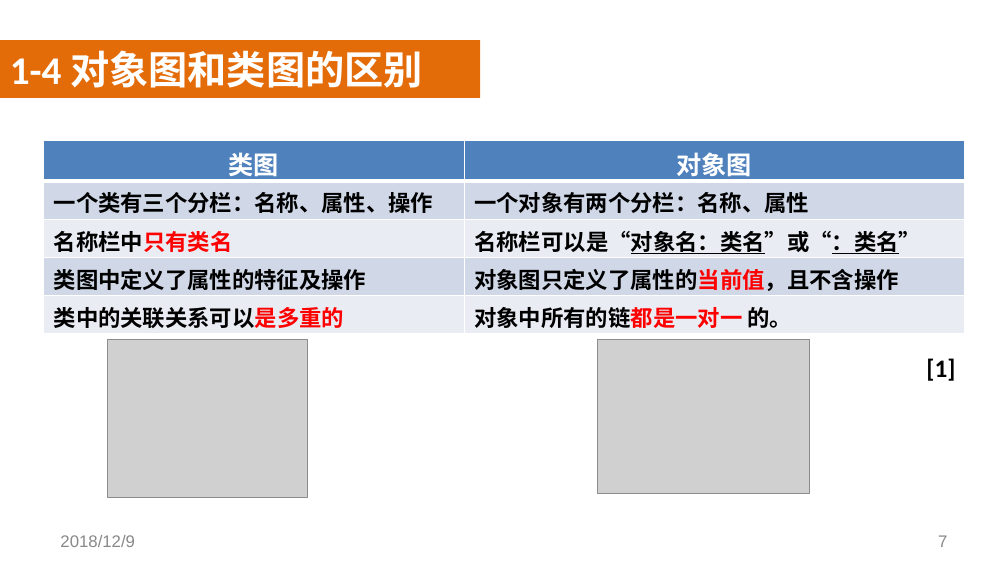
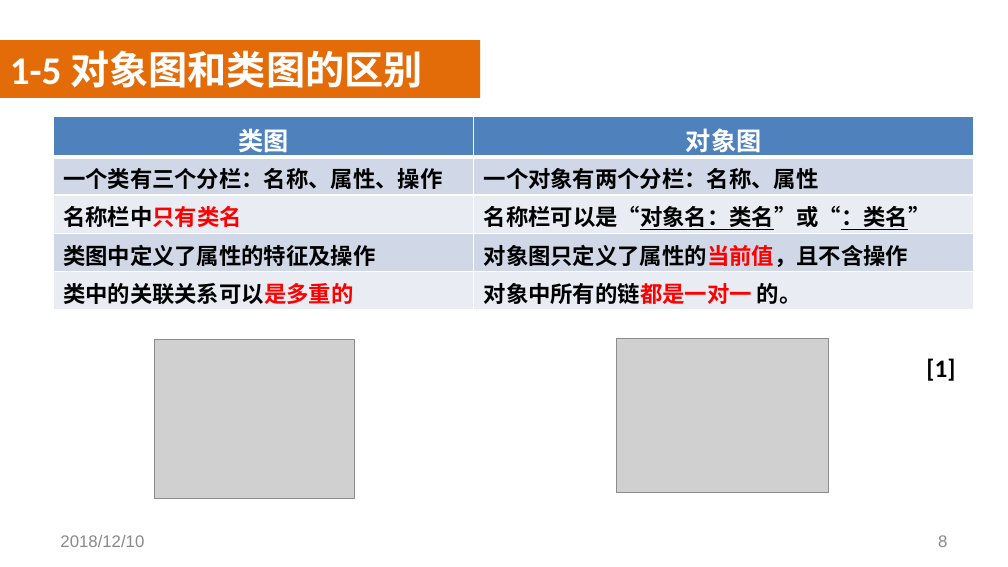
Before and after one commit to SoftwareRequirtmentsG02/Document, a slide deck: slide 8 of 案例教学系统/受控文档/分析设计/PPT/UML/PRD2018-G02-UML基础III.pptx (slide 7 before the commit). Drawn at 1008x567 pixels with LibreOffice and Linux fonts; fonts in the diff are those of the drawing; grey boxes stand for pictures; background and template pictures are left out. Boxes give left, top, right and bottom in pixels: in the first picture for what was removed or moved away, otherwise in the second. Text is boxed around its words. In the diff, an @@ line names an element or a change of style, - is before the commit and + after.

```diff
--- a/案例教学系统/受控文档/分析设计/PPT/UML/PRD2018-G02-UML基础III.pptx
+++ b/案例教学系统/受控文档/分析设计/PPT/UML/PRD2018-G02-UML基础III.pptx
@@ text at (x1=10, y1=50, x2=422, y2=88): text changed @@
-1-4 对象图和类图的区别
+1-5 对象图和类图的区别
@@ table moved from (x1=43, y1=141, x2=964, y2=335) to (x1=53, y1=116, x2=974, y2=309) @@
@@ picture moved from (x1=108, y1=339, x2=307, y2=497) to (x1=155, y1=340, x2=355, y2=498) @@
@@ picture moved from (x1=598, y1=339, x2=809, y2=493) to (x1=616, y1=339, x2=828, y2=493) @@
@@ text at (x1=60, y1=535, x2=144, y2=547): text changed @@
-2018/12/9
+2018/12/10
@@ page number at (x1=938, y1=535, x2=947, y2=547): text changed @@
-7
+8
```
Also in this commit, not shown: 26 other slides changed, 10 slides added.
